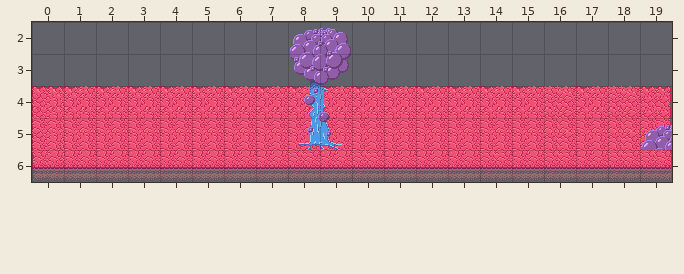
One commit to this Tiled map: public/assets/lvl2/map.tmx. The picture above is the old version.
Cells are 32x32 px. Shown: x 0..19, y 2..6.
Once edited:
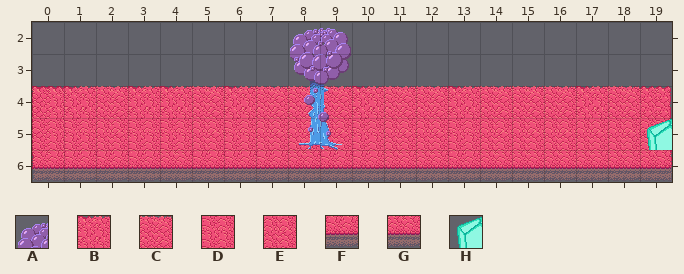
Key: from "Tree": A 0; from "tileset": B 5, C 6, D 9, E 10, F 13, G 14, H 72.
_ is an empty cell, . an unchanged one.
Diff:
--- layer "Middleground"
@@ x 2..17 @@
-4 B..B.BBB.BB.BB..
-5 D..D.DDD.DD.DD.D
+4 C..C.CCC.CC.CC..
+5 E..E.EEE.EE.EE.E
--- layer "Foreground"
@@ x 4..19 @@
-5 ...............A
-6 F.....GFF..F.F..
+5 ...............H
+6 G.....FGG..G.G..
Changed places in both pictures, as pixel boxes (x1, y1, x2, y2):
changed: (96, 86, 128, 150)
changed: (160, 86, 224, 181)
changed: (256, 86, 448, 181)
changed: (480, 86, 544, 181)
changed: (576, 118, 608, 181)
changed: (642, 119, 672, 150)
